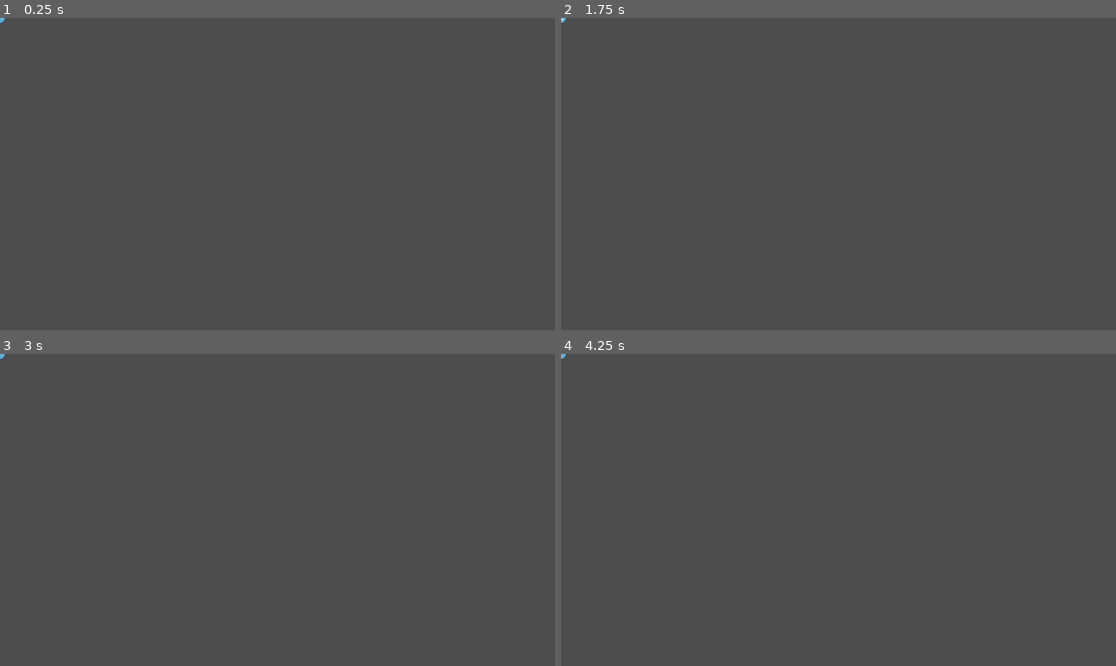
Above: before the commit, frames 1-4 (two rows, left to right).
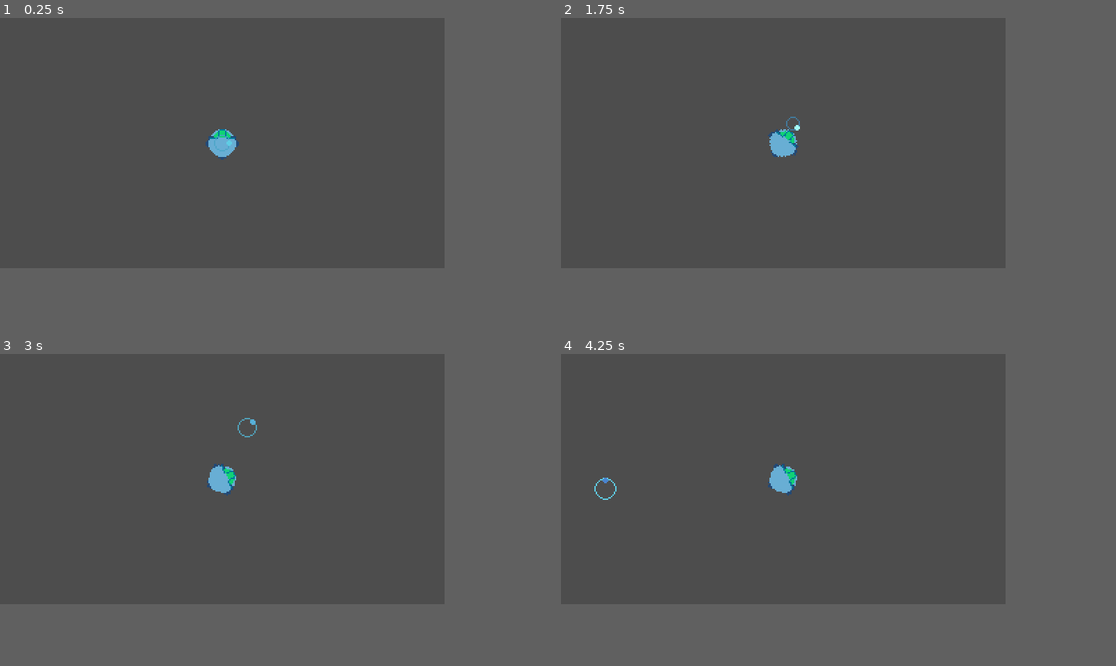
Above: after the commit, the same moments.

Repository: voithos/sticky-ships
Game: Godot game, scene res://scenes/level/main_level.tscn
Same seed, same stepped clock (60 frames per second), same inputs: the game is played once before the commit and once after it.
Inputs:
- Up to frame 1 (0.25 s): no input
- Up to frame 2 (1.75 s): tap Enter at 0.5 s; hold D (turn_right) 0.53-1.28 s; tap P at 0.6, 1.35 s; tap Space at 1.25 s; hold S (move_back) from 1.28 s (still down)
- Up to frame 3 (3 s): release S (move_back) at 2.03 s; hold D (turn_right) 2.03-2.78 s; tap P at 2.1, 2.85 s; tap Enter at 2.75 s; hold W (move_forward) from 2.78 s (still down)
- Up to frame 4 (4.25 s): release W (move_forward) at 3.53 s; hold A (turn_left) from 3.53 s (still down); tap P at 3.6 s
In our replay, the window is 799x449 before the commit and 640x360 after it. These sizes can differ from the game's own. Grey fills any space a smaller window leaves; there, only what the larger window draws over its background counts as a difference.

The runs differ from the first frame. In frame 1, 0.4% of the frame differs, in the area x 0-44%, y 0-46%; in frame 2, 0.4%; in frame 3, 0.4%, in the area x 0-47%, y 0-46%; in frame 4, 0.4%.

Commit message:
Add basic player movement.

Diff:
--- a/project.godot
+++ b/project.godot
@@ -24,6 +24,15 @@
 Saving="*res://scripts/saving.gd"
 Screen="*res://scripts/screen.gd"
 Sfx="*res://scripts/sfx.gd"
+
+[display]
+
+window/size/viewport_width=320
+window/size/viewport_height=180
+window/size/window_width_override=1280
+window/size/window_height_override=720
+window/stretch/mode="viewport"
+window/stretch/scale_mode="integer"
 
 [input]
 
--- /dev/null
+++ b/scenes/level/zaven_test_level.tscn
@@ -0,0 +1,15 @@
+[gd_scene load_steps=4 format=3 uid="uid://c2k44vm6uk81p"]
+
+[ext_resource type="PackedScene" uid="uid://i6ryy2kr5lyk" path="res://scenes/player/player.tscn" id="2_8gtrx"]
+[ext_resource type="PackedScene" uid="uid://cgevtqh5qhrf2" path="res://scenes/level/background.tscn" id="2_sygiw"]
+[ext_resource type="Texture2D" uid="uid://owf0haa8rp2w" path="res://icon.svg" id="3_xn8hx"]
+
+[node name="LeviTestLevel" type="Node2D"]
+
+[node name="Background" parent="." instance=ExtResource("2_sygiw")]
+
+[node name="Icon" type="Sprite2D" parent="."]
+position = Vector2(175, 44)
+texture = ExtResource("3_xn8hx")
+
+[node name="Player" parent="." instance=ExtResource("2_8gtrx")]
--- a/scenes/player/player.gd
+++ b/scenes/player/player.gd
@@ -1,12 +1,67 @@
 class_name Player
 extends CharacterBody2D
 
+@export var drag_linear_coeff := 0.05
+## The % of max speed when going backwards.
+@export var reverse_multiplier := 0.25
 
-# Called when the node enters the scene tree for the first time.
+@export var drag_angular_coeff := 0.1
+
+const MAX_ACCELERATION = 1200
+const MAX_LINEAR_SPEED = 540
+const MAX_ANGULAR_SPEED = 200
+const MAX_ANGULAR_ACCELERATION = 3600
+
+var linear_velocity := Vector2.ZERO
+var angular_velocity := 0.0
+var is_reversing := false
+var can_fire := true
+
 func _ready() -> void:
 	pass # Replace with function body.
 
 
-# Called every frame. 'delta' is the elapsed time since the previous frame.
 func _process(delta: float) -> void:
 	pass
+
+
+func _physics_process(delta: float) -> void:
+	var movement := get_movement()
+	is_reversing = movement.y < 0
+
+	var direction := get_orientation()
+
+	linear_velocity += (
+		movement.y
+		* direction
+		* MAX_ACCELERATION
+		* (reverse_multiplier if is_reversing else 1)
+		* delta
+	)
+	angular_velocity += movement.x * MAX_ANGULAR_ACCELERATION * delta
+
+	linear_velocity = linear_velocity.limit_length(MAX_LINEAR_SPEED)
+	linear_velocity = linear_velocity.lerp(Vector2.ZERO, drag_linear_coeff)
+
+	angular_velocity = clamp(angular_velocity, -deg_to_rad(MAX_ANGULAR_SPEED), deg_to_rad(MAX_ANGULAR_SPEED))
+	angular_velocity = lerp(angular_velocity, 0.0, drag_angular_coeff)
+
+	velocity = linear_velocity
+	#print(velocity)
+	move_and_slide()
+	rotation += angular_velocity * delta
+
+
+func get_movement() -> Vector2:
+	return Vector2(
+		Input.get_action_strength("turn_right") - Input.get_action_strength("turn_left"),
+		Input.get_action_strength("move_forward") - Input.get_action_strength("move_back")
+	)
+
+
+func unhandled_input(event: InputEvent) -> void:
+	if event.is_echo():
+		return
+
+func get_orientation() -> Vector2:
+	return Vector2.from_angle(rotation - PI/2)
--- a/scenes/player/player.tscn
+++ b/scenes/player/player.tscn
@@ -13,3 +13,5 @@
 
 [node name="Sprite2D" type="Sprite2D" parent="."]
 texture = ExtResource("2_kak22")
+
+[node name="Camera2D" type="Camera2D" parent="."]
